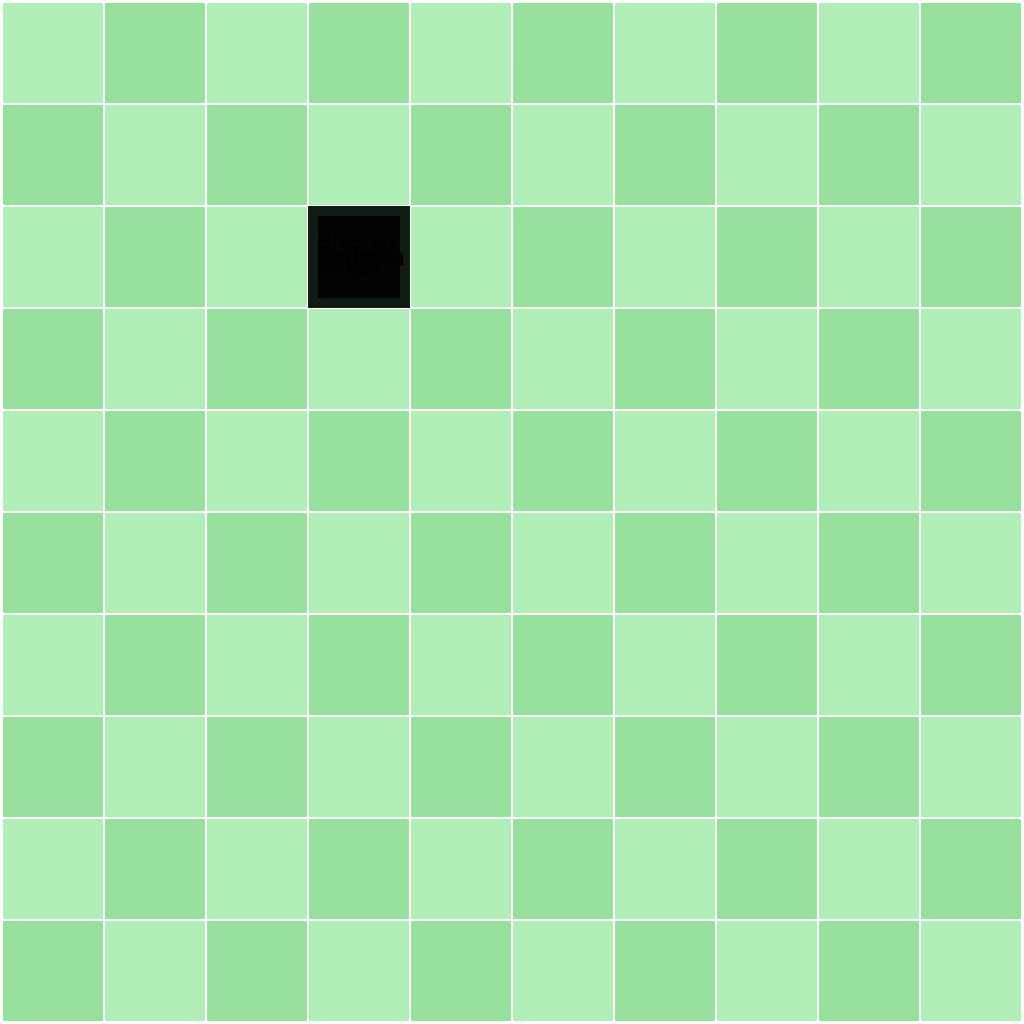
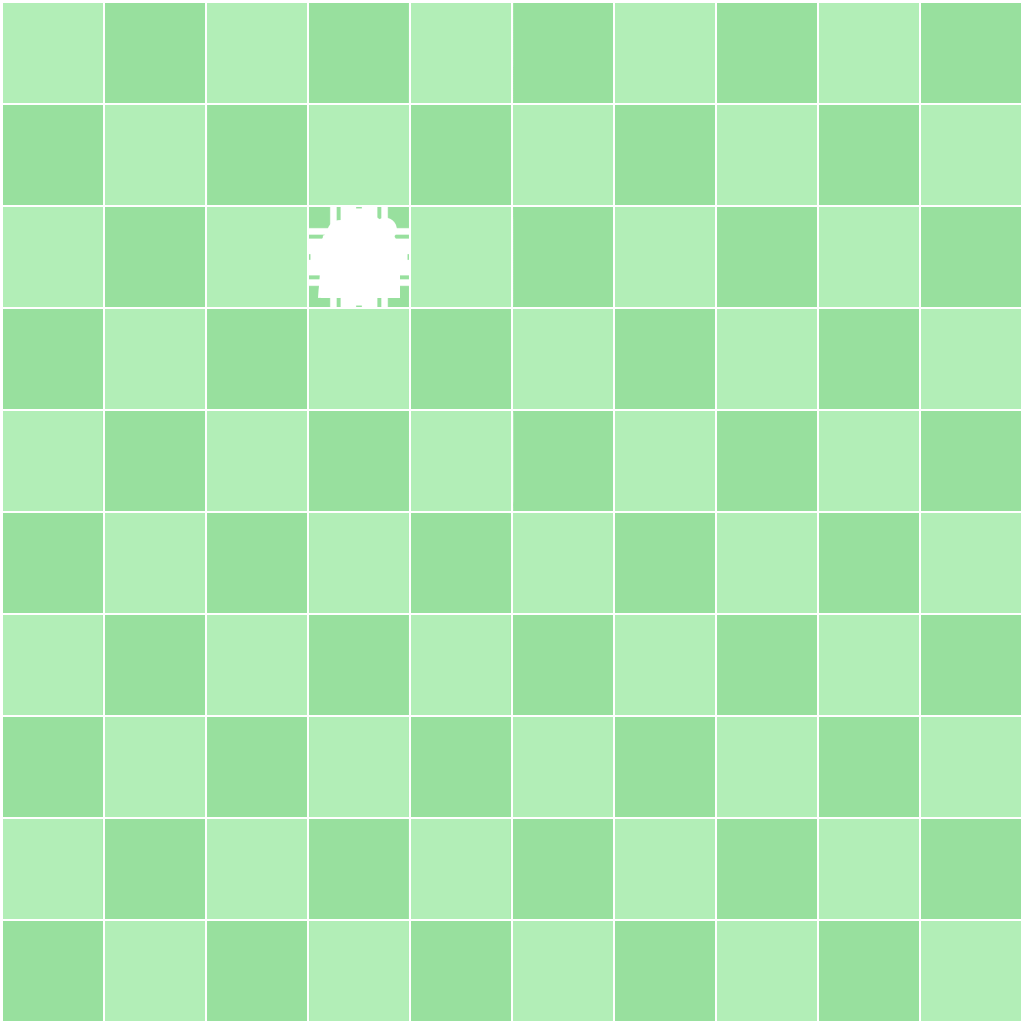
Layered file, before and after one edit (1024×1024). Changes by layer:
added layer "Layer 17" in group "energy_large" over [308, 206, 410, 308]
added layer "energy" in group "energy_large" over [318, 216, 400, 298]
hid "Layer 6 copy" (1st of 8, in "energy_large") over [318, 216, 400, 298]
hid "Layer 6" (1st of 8, in "energy_large") over [308, 206, 410, 308]
added layer "Layer 16" in group "energy_small" over [308, 206, 410, 308]
hid "Layer 6 copy" (2nd of 8, in "energy_small") over [318, 216, 400, 298]
hid "Layer 6" (2nd of 8, in "energy_small") over [308, 206, 410, 308]
added layer "Layer 15" in group "factory" over [308, 206, 410, 308]
added layer "factory" (2nd of 2, in "factory") in group "factory" over [318, 216, 400, 298]
hid "Layer 6 copy" (3rd of 8, in "factory") over [318, 216, 400, 298]
hid "Layer 6" (3rd of 8, in "factory") over [308, 206, 410, 308]
added layer "Layer 14" in group "school" over [308, 206, 410, 308]
hid "Layer 6 copy" (4th of 8, in "school") over [318, 216, 400, 298]
hid "Layer 6" (4th of 8, in "school") over [308, 206, 410, 308]
added layer "Layer 13" in group "cinema" over [308, 206, 410, 308]
added layer "film" in group "cinema" over [318, 216, 400, 298]
hid "Layer 6" (5th of 8, in "cinema") over [308, 206, 410, 308]
added layer "Layer 12" in group "farm" over [308, 206, 410, 308]
hid "Layer 6" (6th of 8, in "farm") over [308, 206, 410, 308]
showed group "street" (9 layers) over [308, 206, 410, 308]
added layer "Layer 11" in group "street" over [308, 206, 410, 308]
added layer "Layer 11 copy" in group "street" over [308, 206, 410, 308]
showed group "house" (6 layers) over [308, 206, 410, 308]
added layer "Layer 10" in group "house" over [308, 206, 410, 308]
…and 14 more changes (6 added, 8 visibility)
